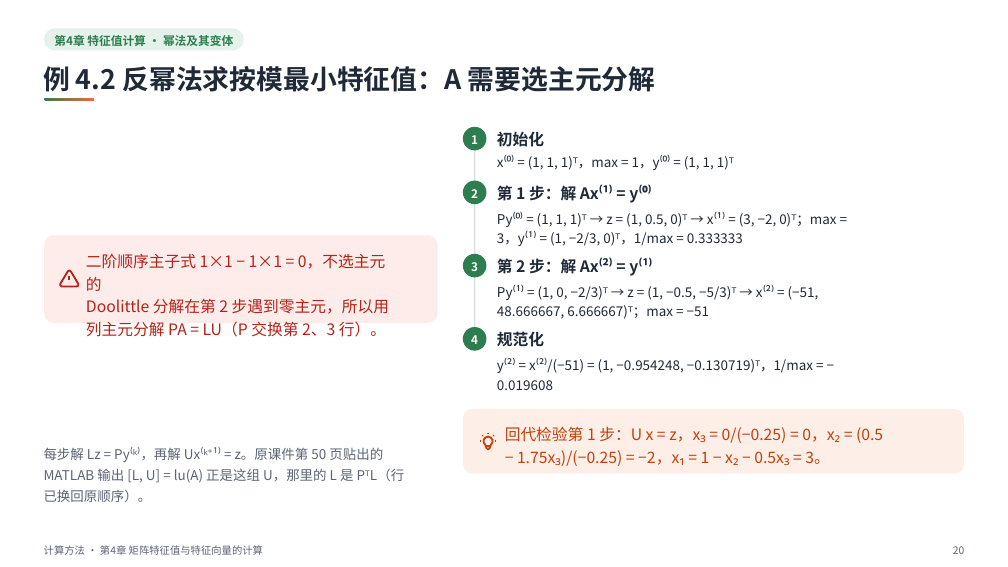
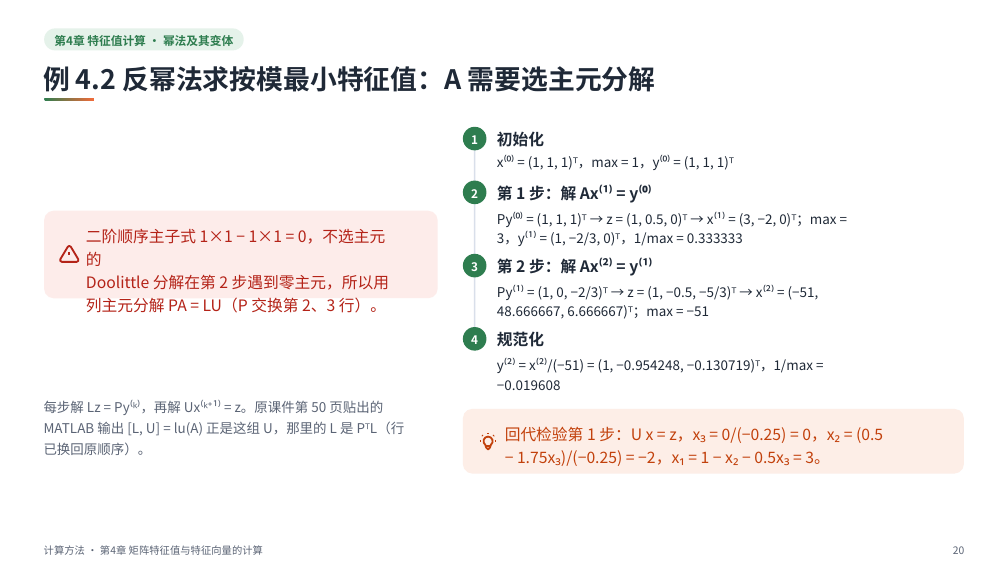
Before and after one commit to sweetcornna/JLU-remake, a slide deck: slide 20 of 大二下/计算方法（by陈广广）/重制版PPT/第4章 矩阵特征值与特征向量的计算（重制版）.pptx. Drawn at 1008x567 pixels with LibreOffice and Linux fonts; fonts in the diff are those of the drawing. Boxes give left, top, right and bottom in pixels: in the first picture for what was removed or moved away, otherwise in the second. Text is boxed around its words. In the diff, an @@ line names an element or a change of style, - is before the commit and + after.

```diff
--- a/大二下/计算方法（by陈广广）/重制版PPT/第4章 矩阵特征值与特征向量的计算（重制版）.pptx
+++ b/大二下/计算方法（by陈广广）/重制版PPT/第4章 矩阵特征值与特征向量的计算（重制版）.pptx
@@ 3 freeform shapes, 1 text, 1 rounded rectangle moved together from (x1=44, y1=235, x2=438, y2=337) to (x1=44, y1=211, x2=438, y2=313) @@
@@ text at (x1=497, y1=358, x2=813, y2=390): spaces changed @@
-y⁽²⁾ = x⁽²⁾/(−51) = (1, −0.954248, −0.130719)ᵀ，1/max = −
-0.019608
+y⁽²⁾ = x⁽²⁾/(−51) = (1, −0.954248, −0.130719)ᵀ，1/max =
+−0.019608
@@ text "每步解 Lz = Py⁽ᵏ⁾，再解 Ux⁽ᵏ⁺¹⁾ ..." moved from (x1=44, y1=447, x2=404, y2=502) to (x1=44, y1=400, x2=404, y2=455) @@
```
Also in this commit, not shown: 36 other slides changed, 21 other files.
